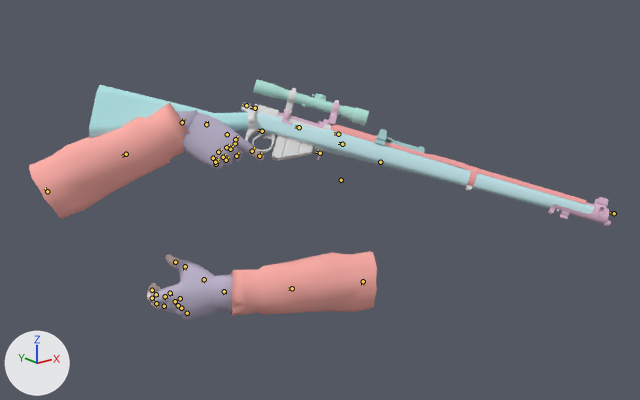
An edit to the Blender file weep of horror/bolt-action/boltaction.blend, drawn before and after from the same camera.
The view is the same before and after, from a camera (50 mm lens) standing at (-136.2, -216.0, 27.7) and looking at (13.3, -29.0, -47.1). Every picture has the same lights, and +X, +Y and +Z are marked at lower left. Both versions are drawn at frame 12 of the action 'throw_underhand_tweak'; the numbers are the values there. The bones that bend it are drawn over the model as lines.

The first picture shows 'ref_rifle2', 'ref_rifle2.001', 'v_rifle_ref_oldhands'.
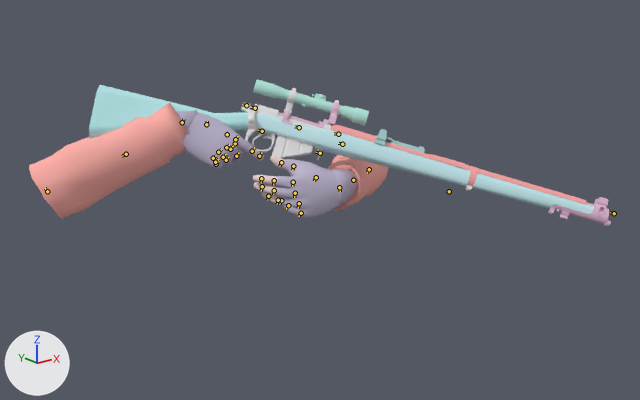
What differs and where, as boxes [x1, y1, x2, y2] in the pictures (640 x 400 px):
'v_rifle_ref_oldhands', posed (47% shorter): before [29, 103, 377, 321]; after [29, 103, 389, 219]
bone 'l_dum', root to tip: before (380, 162) to (382, 163); after (449, 191) to (447, 193)
bone 'l_up', root to tip: before (341, 180) to (341, 182); after (449, 191) to (448, 193)
bone 'l_low', root to tip: before (363, 281) to (362, 285); after (369, 169) to (367, 172)
bone 'l_wr', root to tip: before (224, 291) to (225, 294); after (339, 187) to (340, 191)
bone 'l_mi1', root to tip: before (175, 301) to (176, 304); after (295, 193) to (294, 197)
bone 'l_mi2', root to tip: before (156, 303) to (157, 306); after (274, 190) to (273, 194)
bone 'l_pi1', root to tip: before (187, 313) to (187, 315); after (301, 213) to (298, 216)
bone 'l_ri1', root to tip: before (181, 308) to (182, 310); after (299, 203) to (298, 208)
bone 'l_ri2', root to tip: before (164, 306) to (165, 308); after (278, 200) to (277, 204)
bone 'l_in1', root to tip: before (170, 293) to (171, 296); after (293, 182) to (292, 186)
bone 'l_in2', root to tip: before (152, 298) to (153, 301); after (274, 180) to (273, 185)

What the commit changed:
Bone 'l_dum' (bone_l_dum) moves from (-0.4, 12.3, 19.8) to (11.9, 5.9, -2.7).
Bone 'l_dum' (bone_l_dum) turns from (214, -3, 115) to (0, 0, 0) degrees about its own x, y and z.
Bone 'l_up' (bone_l_up) moves from (4.3, -14.6, 5.6) to (0.0, 0.0, 0.0).
Bone 'l_up' (bone_l_up) turns from (84, 57, 25) to (2, -3, -29) degrees about its own x, y and z.
Bone 'l_low' (bone_l_low) moves from (0.0, 0.0, 0.0) to (7.0, -27.1, 12.3).
Bone 'l_low' (bone_l_low) turns from (58, 73, 36) to (-22, -17, 4) degrees about its own x, y and z.
Bone 'l_wr' (bone_l_wr) turns from (-27, 44, -30) to (-92, 44, -53) degrees about its own x, y and z.
Bone 'l_mi1' (bone_l_mi1) moves from (0.3, 0.0, -0.3) to (0.1, 0.0, -0.1).
Bone 'l_mi1' (bone_l_mi1) turns from (-9, -46, 2) to (-5, -21, 7) degrees about its own x, y and z.
Bone 'l_mi2' (bone_l_mi2) turns from (0, 0, 0) to (0, -30, 0) degrees about its own x, y and z.
Bone 'l_pi1' (bone_l_pi1) moves from (-0.5, 0.1, 0.3) to (-0.3, 0.1, 0.1).
Bone 'l_pi1' (bone_l_pi1) turns from (-18, -44, 0) to (-48, -54, 42) degrees about its own x, y and z.
Bone 'l_ri1' (bone_l_ri1) moves from (0.1, 0.0, 0.3) to (0.0, 0.0, 0.2).
Bone 'l_ri1' (bone_l_ri1) turns from (-15, -45, 7) to (-8, -22, 4) degrees about its own x, y and z.
Bone 'l_ri2' (bone_l_ri2) turns from (0, 0, 0) to (0, -32, 0) degrees about its own x, y and z.
Bone 'l_in1' (bone_l_in1) moves from (-0.5, 0.1, -0.5) to (-0.2, 0.0, -0.2).
Bone 'l_in1' (bone_l_in1) turns from (-3, -30, -4) to (-5, -5, 0) degrees about its own x, y and z.
Bone 'l_in2' (bone_l_in2) turns from (0, 0, 0) to (0, -50, 0) degrees about its own x, y and z.
